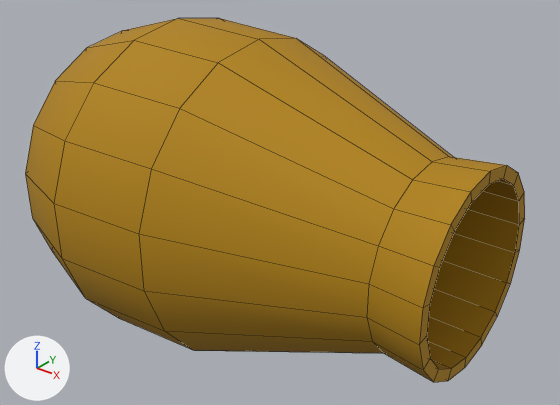
An edit to the OBJ model model/barrel.obj, drawn before and after from the same camera.
Camera for both pictures: a camera (50 mm lens) standing at (192.8, -185.8, 116.7) and looking at (41.4, 3.4, -0.6). The lights are fixed; the arrows at lower left show +X, +Y and +Z. Mesh edges are drawn as thin lines. Where no turn or scale is listed for an object, it has been applied to the vertices.

The first picture shows 'barrel'.
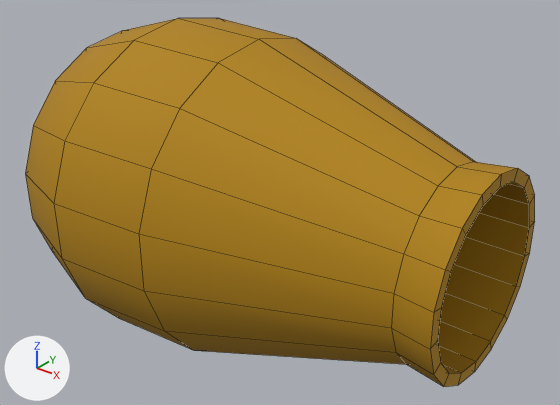
Boxes [x1, y1, x2, y2] around the edits, measured in the pictures (560 x 405 px; the box of a moved part takes in the faces that stretch with it):
'barrel', reshaped
    before: [25, 18, 525, 382]
    after: [25, 18, 535, 387]
part 1 of me_barrel, moved or reshaped
    before: [157, 40, 525, 382]
    after: [157, 40, 535, 387]

The change, as a list of edits to the scene's bpy script:
```text
Change me_barrel:
    where me_barrel.from_pydata(...)  # 144 vertices, 146 faces; spans x -46.0..117.0, y -58.0..58.0, z -58.0..58.0
    used by ob_barrel; location = (0.0, 0.0, 0.0)
    me_barrel part 1: all 54 vertices in x 99.0..117.0, y -32.0..32.0, z -33.0..33.0 are scaled about their middle by (0.737, 1, 1), then moved by (6.0, 0.0, 0.0)
```
